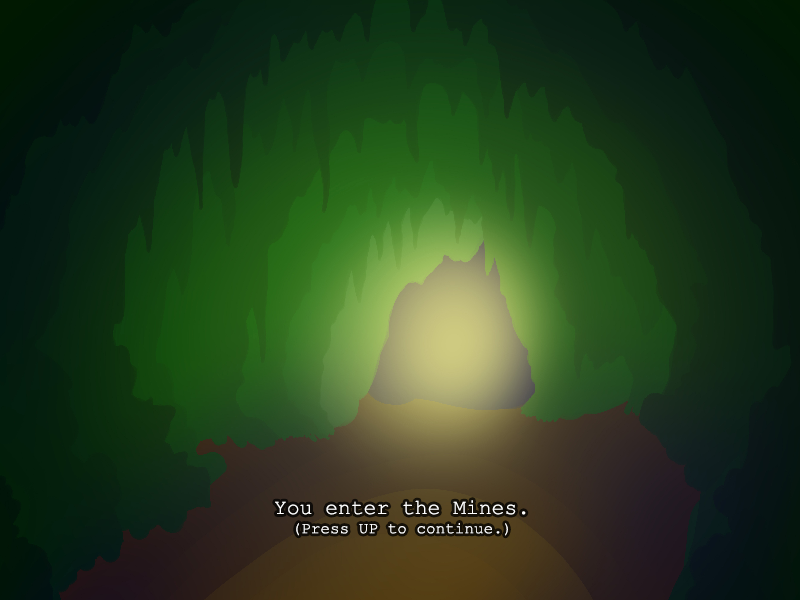
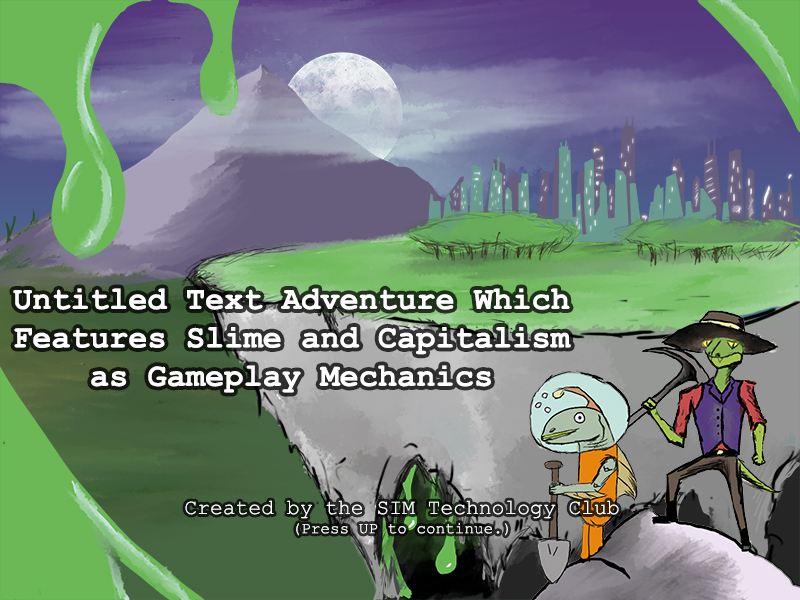
Layered file, before and after one edit (800×600). Changes by layer:
renamed "You enter the Mines. (Press UP to continue.)" to "Created by the SIM Technology Club (Press UP to continue.)", painted on it over (185, 500, 619, 536)
added layer "Untitled Text Adventure Which Features Slime and Capitalism as" above "Layer 3" over (13, 288, 571, 393)
added layer "Layer 3" above "Layer 1" over (0, 0, 800, 600)
